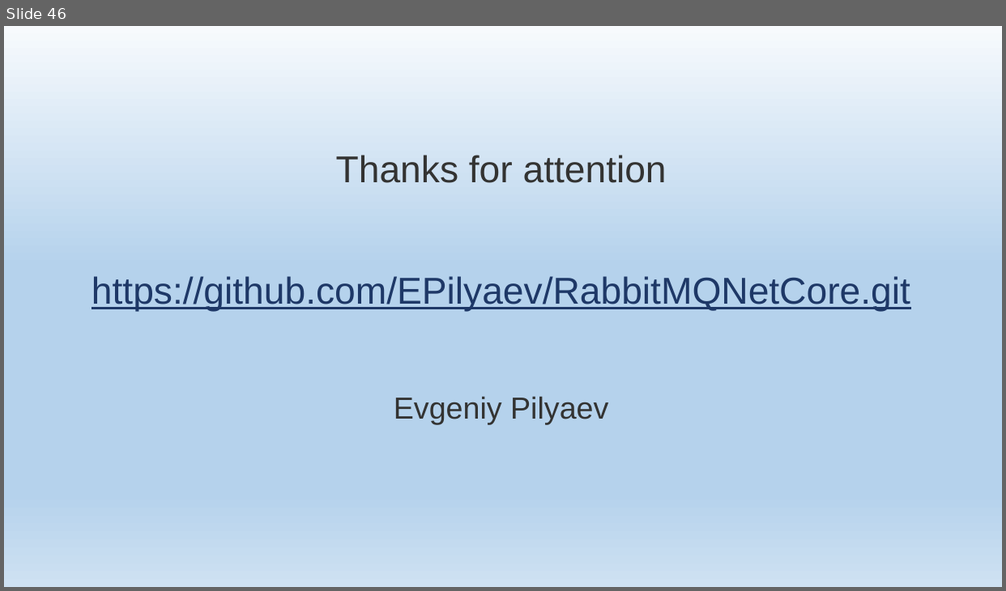
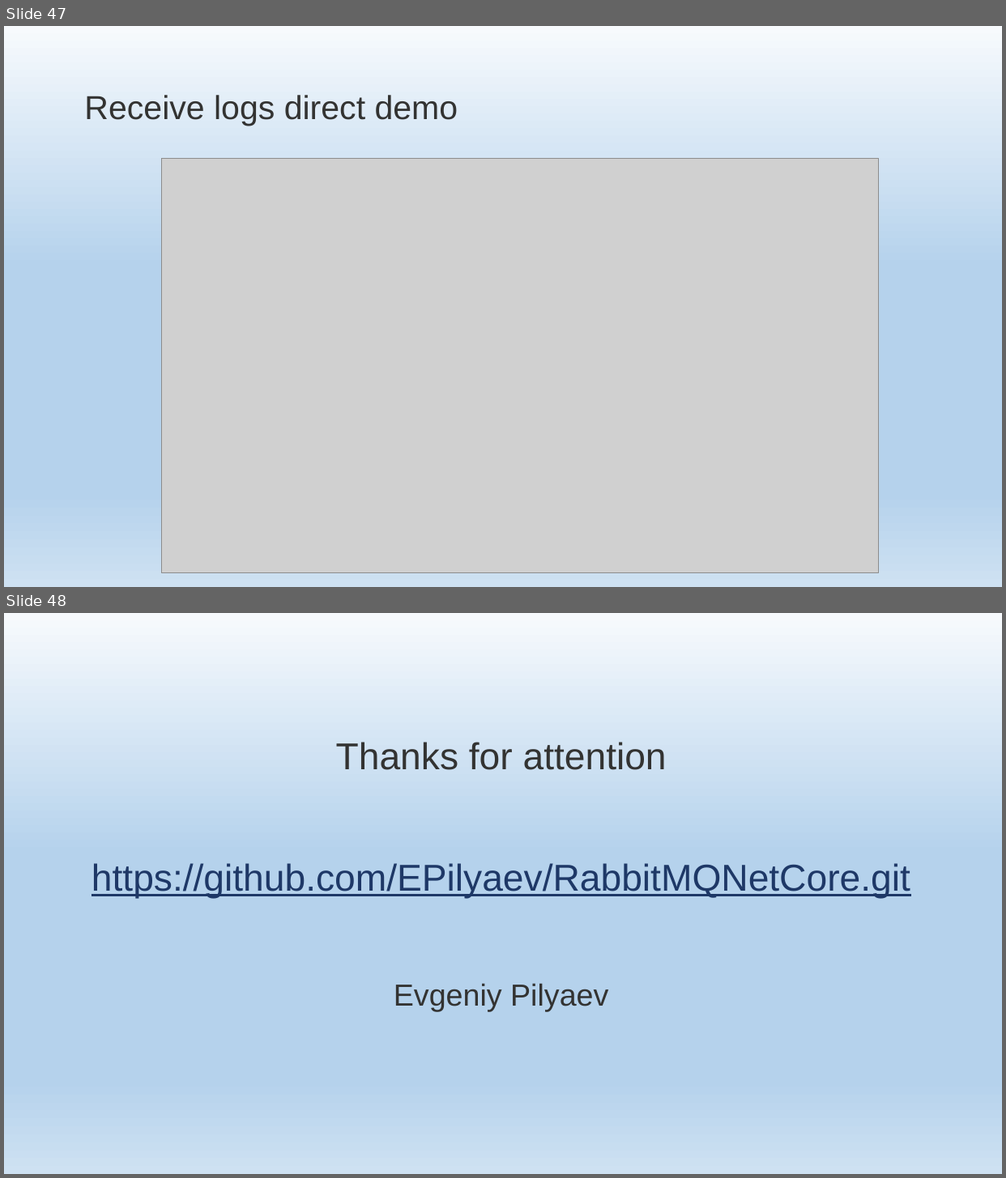
Before and after one commit to EPilyaev/RabbitMQNetCore, a slide deck: RabbitMQNetCore.pptm. Shown one above the other, each under a label of ours: slide 46 before the commit, slides 47 and 48 after it. The pictures are 1006x591 and 1006x1178 pixels, drawn with LibreOffice and Linux fonts; fonts in the diff are those of the drawing; grey boxes stand for pictures; background and template pictures are left out. Boxes give left, top, right and bottom in pixels: in the first picture for what was removed or moved away, otherwise in the second. Text is boxed around its words. In the diff, an @@ line names an element or a change of style, - is before the commit and + after.

Commit message:
Send receive logs demo

```diff
--- a/RabbitMQNetCore.pptm
+++ b/RabbitMQNetCore.pptm
@@ slide 47 added at <box>4,26,1002,587</box>, background gradient #F7FAFD to #B5D2EC to #CEE1F2 @@
@@ title added at <box>84,95,458,126</box>, 48 pt, text #333332 @@
+Receive logs direct demo
@@ picture added at <box>161,158,878,573</box> @@
@@ what was slide 46 is now slide 48 @@
```
Also in this commit, not shown: 1 other slide added.
